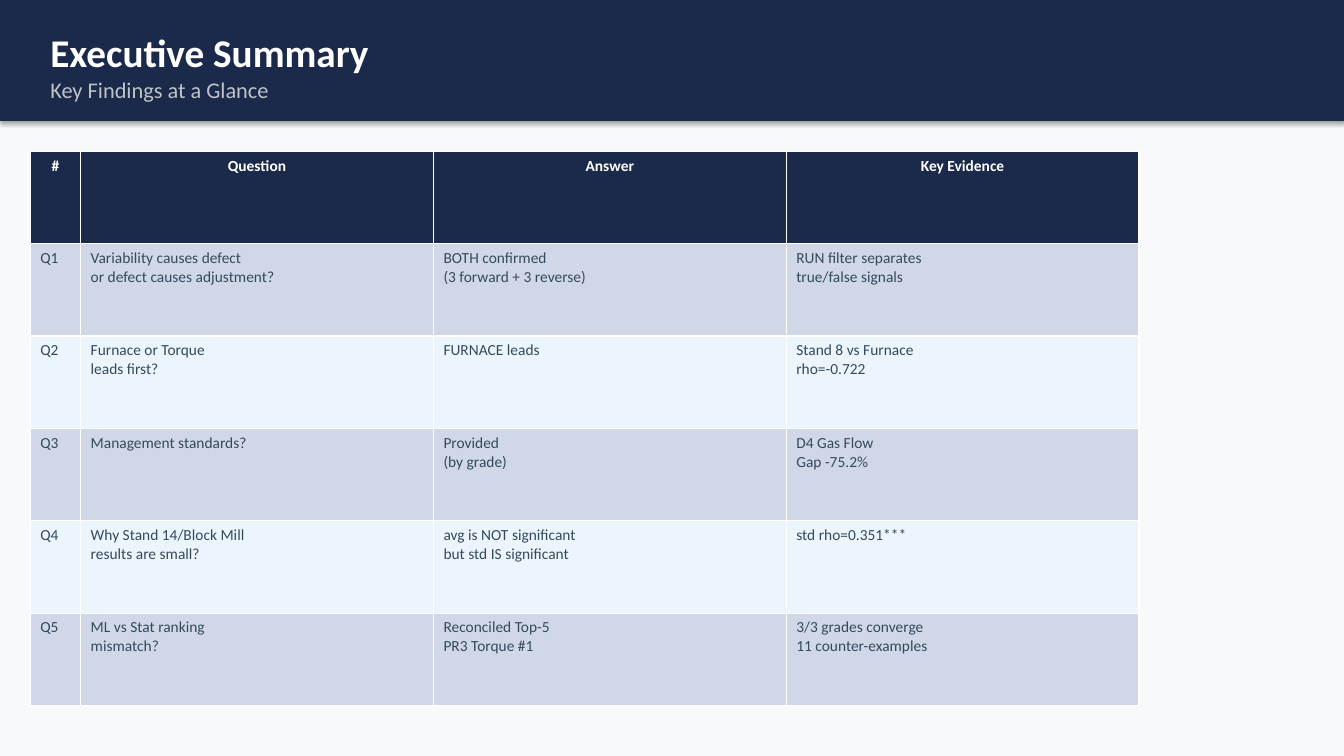
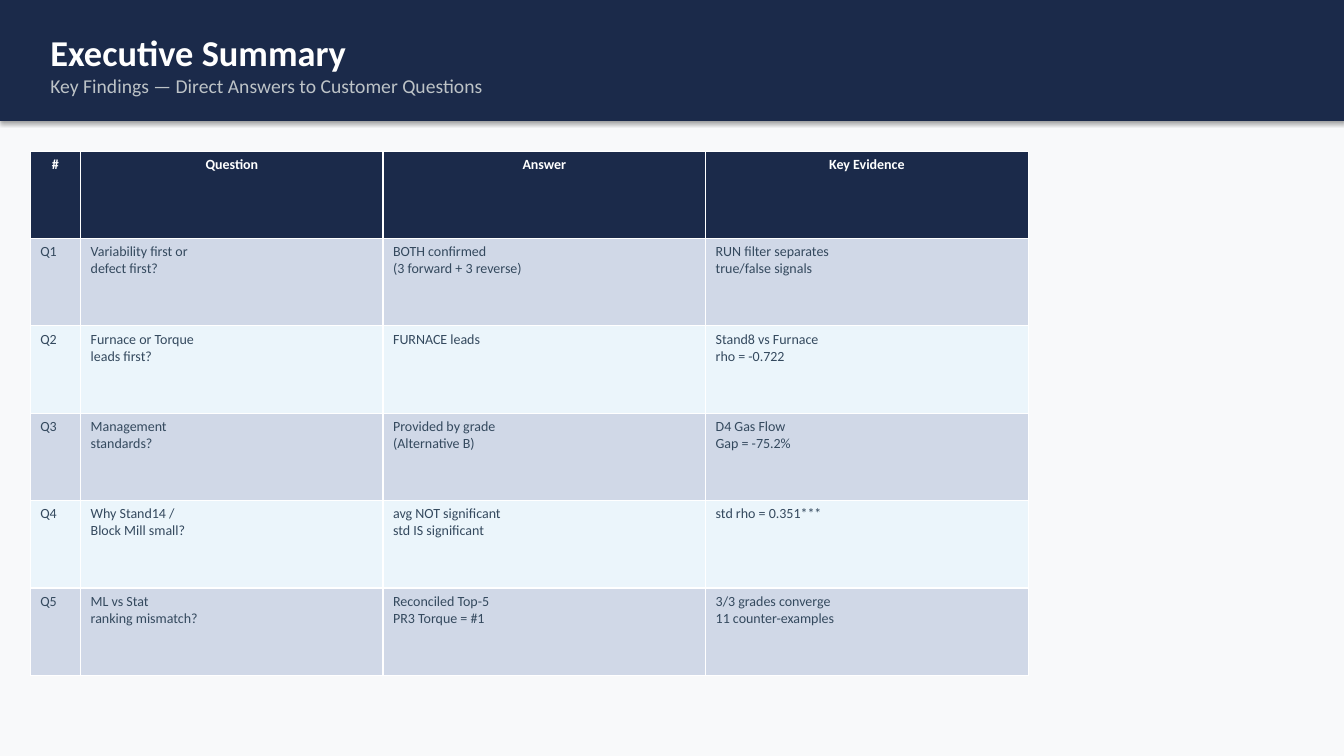
Before and after one commit to pathcosmos/steel_grade_iqr_analysis_v2, a slide deck: slide 2 of 0330_additional/0330_DH_Steel_IBA_Analysis_Report.pptx. Drawn at 1344x756 pixels with LibreOffice and Linux fonts; fonts in the diff are those of the drawing. Boxes give left, top, right and bottom in pixels: in the first picture for what was removed or moved away, otherwise in the second. Text is boxed around its words. In the diff, an @@ line names an element or a change of style, - is before the commit and + after.

```diff
--- a/0330_additional/0330_DH_Steel_IBA_Analysis_Report.pptx
+++ b/0330_additional/0330_DH_Steel_IBA_Analysis_Report.pptx
@@ text in rectangle at (50,40,346,72): size 28 to 26 pt in "Executive Summary" @@
@@ text in rectangle at (50,79,482,97): text changed; size 16 to 14 pt @@
-Key Findings at a Glance
+Key Findings — Direct Answers to Customer Questions
@@ table at (30,151,1028,676) @@
-row 2, column 2: Variability causes defect / or defect causes adjustment?
+row 2, column 2: Variability first or / defect first?
-row 3, column 4: Stand 8 vs Furnace / rho=-0.722
+row 3, column 4: Stand8 vs Furnace / rho = -0.722
-row 4: Q3 | Management standards? | Provided / (by grade) | D4 Gas Flow / Gap -75.2%
+row 4: Q3 | Management / standards? | Provided by grade / (Alternative B) | D4 Gas Flow / Gap = -75.2%
-row 5: Q4 | Why Stand 14/Block Mill / results are small? | avg is NOT significant / but std IS significant | std rho=0.351***
+row 5: Q4 | Why Stand14 / / Block Mill small? | avg NOT significant / std IS significant | std rho = 0.351***
-row 6, column 2: ML vs Stat ranking / mismatch?
+row 6, column 2: ML vs Stat / ranking mismatch?
-row 6, column 3: Reconciled Top-5 / PR3 Torque #1
+row 6, column 3: Reconciled Top-5 / PR3 Torque = #1
@@ size 11 to 10 pt in "#", "Question", "Answer", "Key Evidence" and 14 more places @@
@@ table: place and size @@
-table at (30,151,1139,706)
+table at (30,151,1028,676)
```
Also in this commit, not shown: 16 other slides changed.
